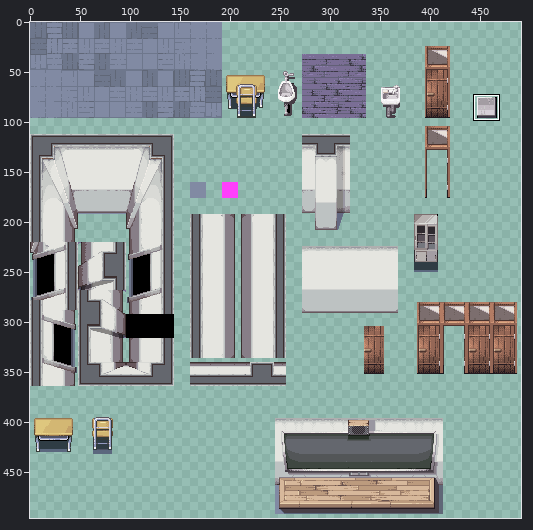
Two versions of one sprite sheet, game/school/school_tiles.png. Above: a wide view before the commit, with the close-up outlined.
Close-up. Earlier state:
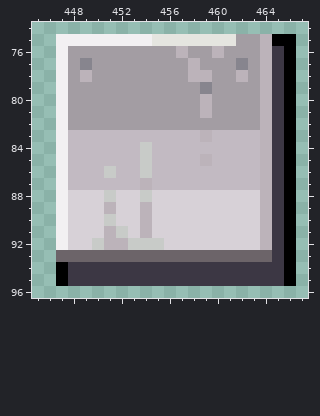
The file is 500x500 pixels. Colours within 5 levels of each other are drawn and written as one. Shown: x 445..467, y 74..96. The wide view leaves out empty margins. The commit also changed other parts of the picture, which this record leaves out.
And afterwards:
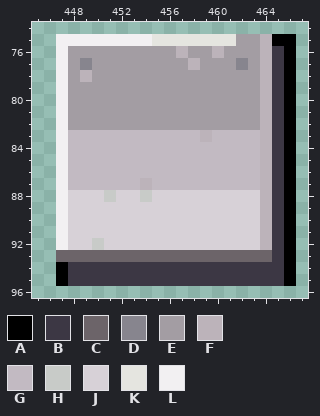
Palette (. is transparent): A #000000  B #3c3744  C #6c6469  D #87858e  E #a39da3  F #bcb3ba  G #c2bac2  H #c8cbc8  J #d7d1d7  K #e5e5e0  L #f2f0f2
Difference:
y 78: x 458..459 FF -> EE; x 462 F -> E
y 79: x 459 D -> E
y 80..81: x 459 F -> E
y 84: x 454 H -> G
y 85: x 454 H -> G; x 459 F -> G
y 86: x 451 H -> G; x 454 H -> G
y 89: x 451 F -> J; x 454 F -> J
y 90: x 451 H -> J; x 454 F -> J
y 91: x 451..452 FH -> JJ; x 454 F -> J
y 92: x 451..455 FFHHH -> JJJJJ
Where, in picture pixels (left, top, right, bottom), the same in both close-ups:
changed: (104, 70, 248, 250)
